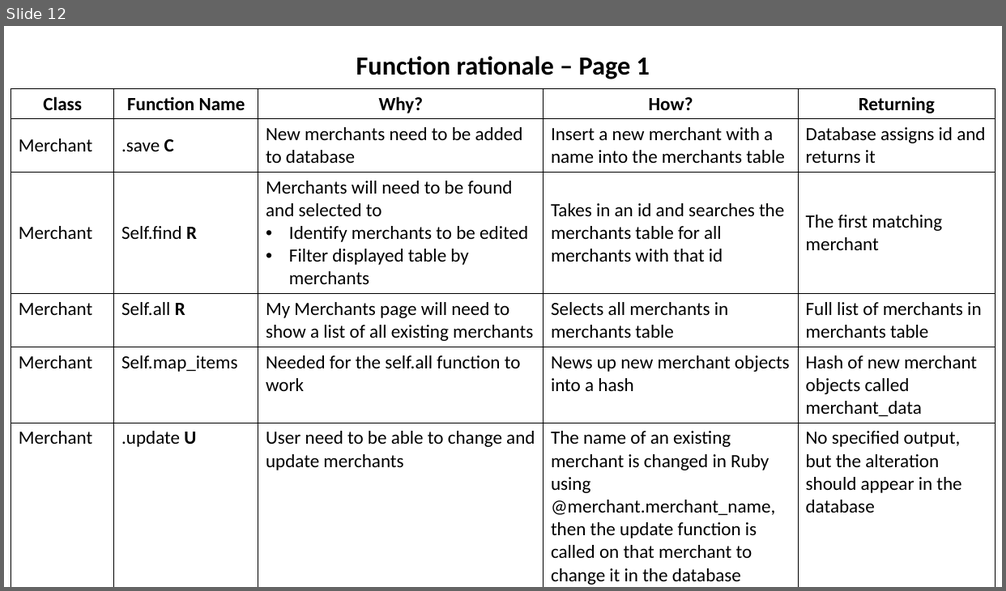
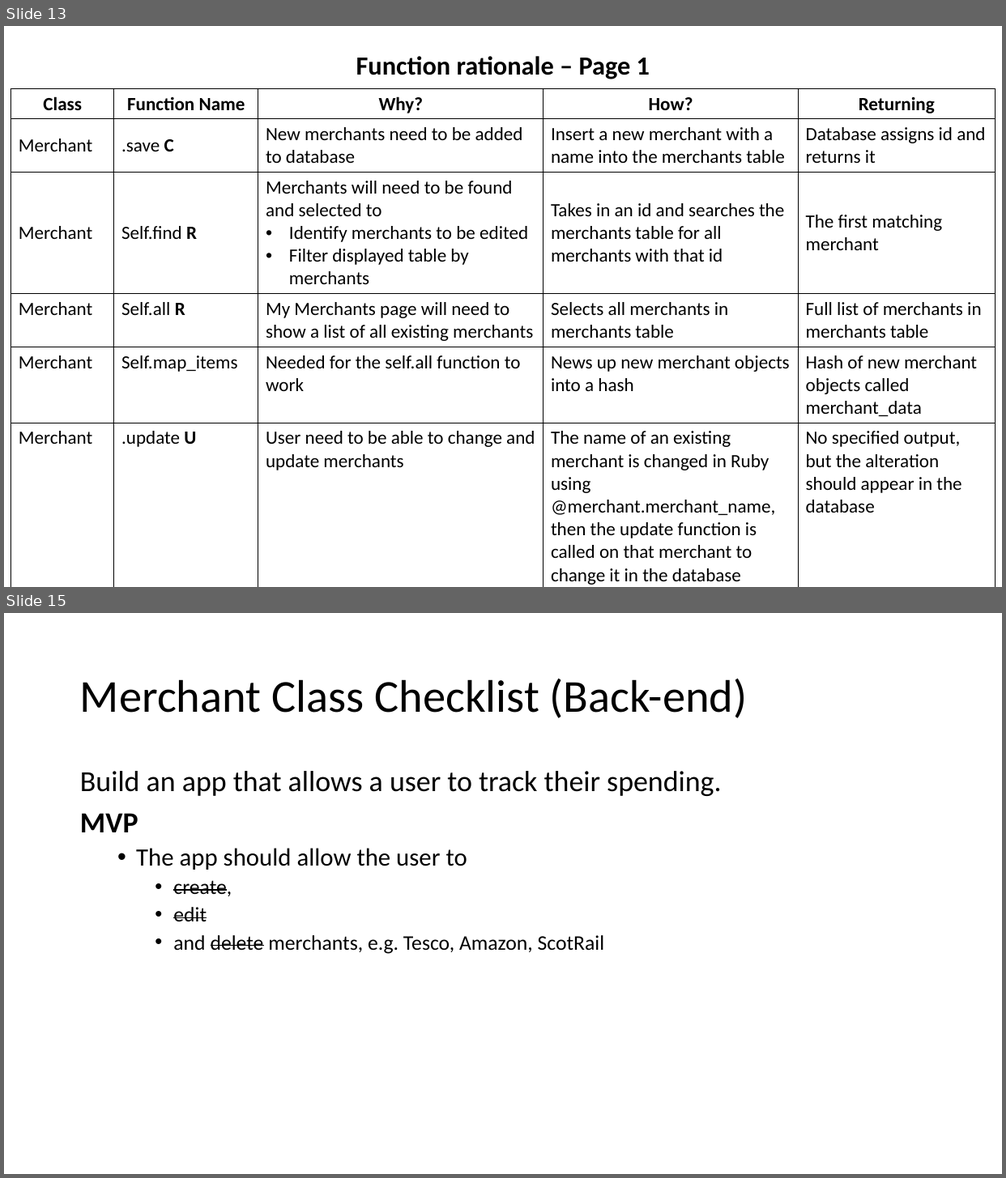
Before and after one commit to catf62/Budgee, a slide deck: Plans_Project_Management/Budget_App_Plan_08Nov2018.pptx. Shown one above the other, each under a label of ours: slide 12 before the commit, slides 13 and 15 after it; the slides between them are not shown. The pictures are 1006x591 and 1006x1178 pixels, drawn with LibreOffice and Linux fonts; fonts in the diff are those of the drawing. Boxes give left, top, right and bottom in pixels: in the first picture for what was removed or moved away, otherwise in the second. Text is boxed around its words. In the diff, an @@ line names an element or a change of style, - is before the commit and + after.

```diff
--- a/Plans_Project_Management/Budget_App_Plan_08Nov2018.pptx
+++ b/Plans_Project_Management/Budget_App_Plan_08Nov2018.pptx
@@ slide 15 added at (4,613,1002,1174), background #FFFFFF @@
@@ title added at (80,679,748,718), 44 pt, text #000000 @@
+Merchant Class Checklist (Back-end)
@@ text added at (80,771,721,954), 20 pt, text #000000 @@
+Build an app that allows a user to track their spending.
+MVP
+  • The app should allow the user to
+    • create,
+    • edit
+    • and delete merchants, e.g. Tesco, Amazon, ScotRail
@@ what was slide 12 is now slide 13 @@
```
Also in this commit, not shown: 2 slides changed, 1 other slide added, 1 other file.
